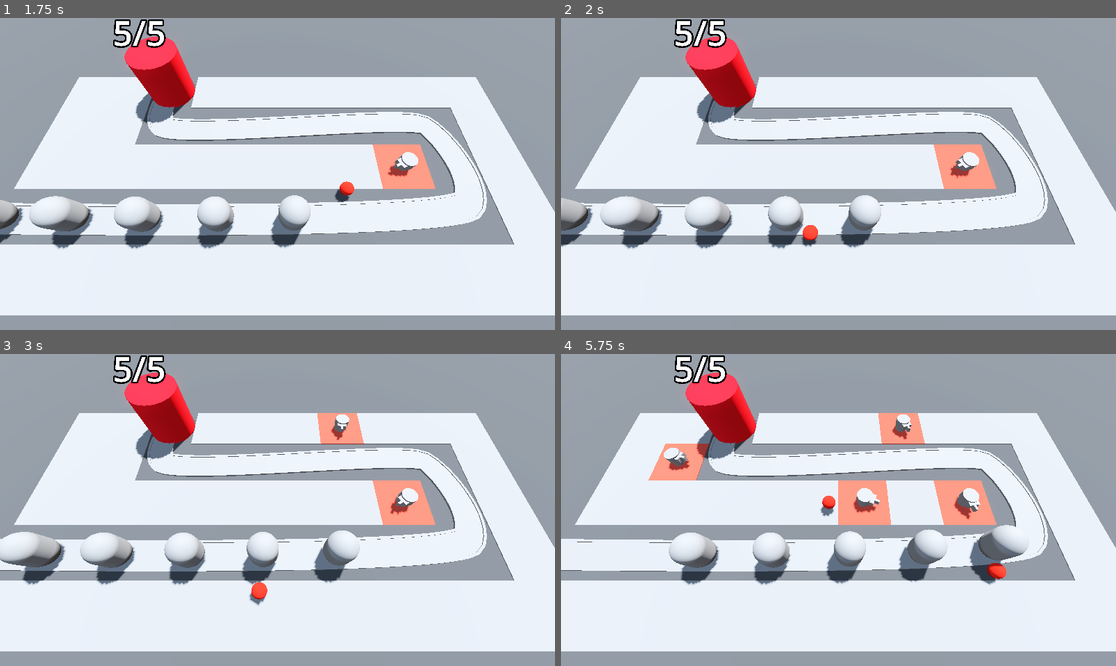
Above: before the commit, frames 1-4 (two rows, left to right).
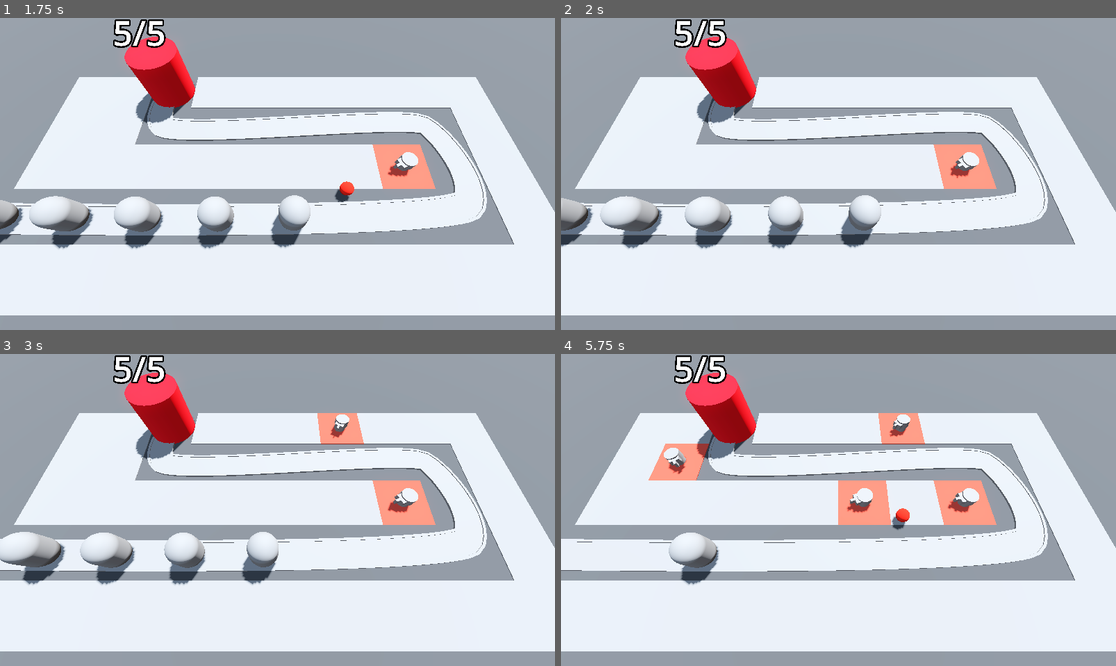
Above: after the commit, the same moments.

Repository: pyxn/godot-barbarian-blaster
Game: Godot game, scene res://Scenes/BaseLevel.tscn
The game is run twice, just before and just after one commit, with the same random seed, the same clock (stepped at 60 frames per second) and the same inputs.
Inputs (mouse positions are in pixels of both pictures, inside the frame that each line leads up to):
- Up to frame 1 (1.75 s): move the mouse to (399, 158) at 0.52 s; press the mouse at (399, 158) at 0.53 s; move the mouse to (166, 189) at 1.27 s; release the mouse at (166, 189) at 1.28 s; click (166, 189) at 1.35 s
- Up to frame 2 (2 s): no input
- Up to frame 3 (3 s): move the mouse to (333, 441) at 2.02 s; press the mouse at (333, 441) at 2.03 s; move the mouse to (249, 572) at 2.77 s; release the mouse at (249, 572) at 2.78 s; click (249, 572) at 2.85 s
- Up to frame 4 (5.75 s): move the mouse to (1005, 556) at 3.52 s; press the mouse at (1005, 556) at 3.53 s; move the mouse to (672, 463) at 4.27 s; release the mouse at (672, 463) at 4.28 s; click (672, 463) at 4.35 s; move the mouse to (866, 510) at 5.02 s; press the mouse at (866, 510) at 5.03 s

Frame 1 is identical in both runs. In frame 2, 0.2% of the frame differs, in the area x 43-47%, y 66-74%; in frame 3, 1.0%; in frame 4, 4.0%, in the area x 19-85%, y 20-74%.

Commit message:
50/Damaging enemies

Diff:
--- a/Scenes/Enemy/Enemy.gd
+++ b/Scenes/Enemy/Enemy.gd
@@ -3,6 +3,16 @@
 @export var speed: float = 2.414
 
 @onready var base = get_tree().get_first_node_in_group("Base")
+
+@export var max_health: int = 50
+var current_health: int:
+	set(health_in):
+		current_health = health_in
+		if current_health < 1:
+			queue_free()
+
+func _ready():
+	current_health = max_health
 
 # Called every frame. 'delta' is the elapsed time since the previous frame.
 func _process(delta: float) -> void:
--- a/Scenes/Enemy/Enemy.tscn
+++ b/Scenes/Enemy/Enemy.tscn
@@ -1,8 +1,12 @@
-[gd_scene load_steps=3 format=3 uid="uid://5auo1c4pgrm5"]
+[gd_scene load_steps=4 format=3 uid="uid://5auo1c4pgrm5"]
 
 [ext_resource type="Script" path="res://Scenes/Enemy/Enemy.gd" id="1_ylrx0"]
 
 [sub_resource type="CapsuleMesh" id="CapsuleMesh_y6g1m"]
+radius = 1.0
+height = 3.0
+
+[sub_resource type="CapsuleShape3D" id="CapsuleShape3D_1d15t"]
 radius = 1.0
 height = 3.0
 
@@ -14,3 +18,9 @@
 [node name="MeshInstance3D" type="MeshInstance3D" parent="."]
 transform = Transform3D(1, 0, 0, 0, 1, 0, 0, 0, 1, 0, 1.5, 0)
 mesh = SubResource("CapsuleMesh_y6g1m")
+
+[node name="EnemyArea3D" type="Area3D" parent="." groups=["enemy_area"]]
+
+[node name="CollisionShape3D" type="CollisionShape3D" parent="EnemyArea3D"]
+transform = Transform3D(1, 0, 0, 0, 1, 0, 0, 0, 1, 0, 1.5, 0)
+shape = SubResource("CapsuleShape3D_1d15t")
--- a/Scenes/Turret/Projectile.gd
+++ b/Scenes/Turret/Projectile.gd
@@ -8,3 +8,8 @@
 
 func _on_timer_timeout() -> void:
 	queue_free()
+
+func _on_area_entered(area: Area3D) -> void:
+	if area.is_in_group("enemy_area"):
+		area.get_parent().current_health -= 25
+		queue_free()
--- a/Scenes/Turret/Projectile.tscn
+++ b/Scenes/Turret/Projectile.tscn
@@ -25,4 +25,5 @@
 one_shot = true
 autostart = true
 
+[connection signal="area_entered" from="." to="." method="_on_area_entered"]
 [connection signal="timeout" from="Timer" to="." method="_on_timer_timeout"]
